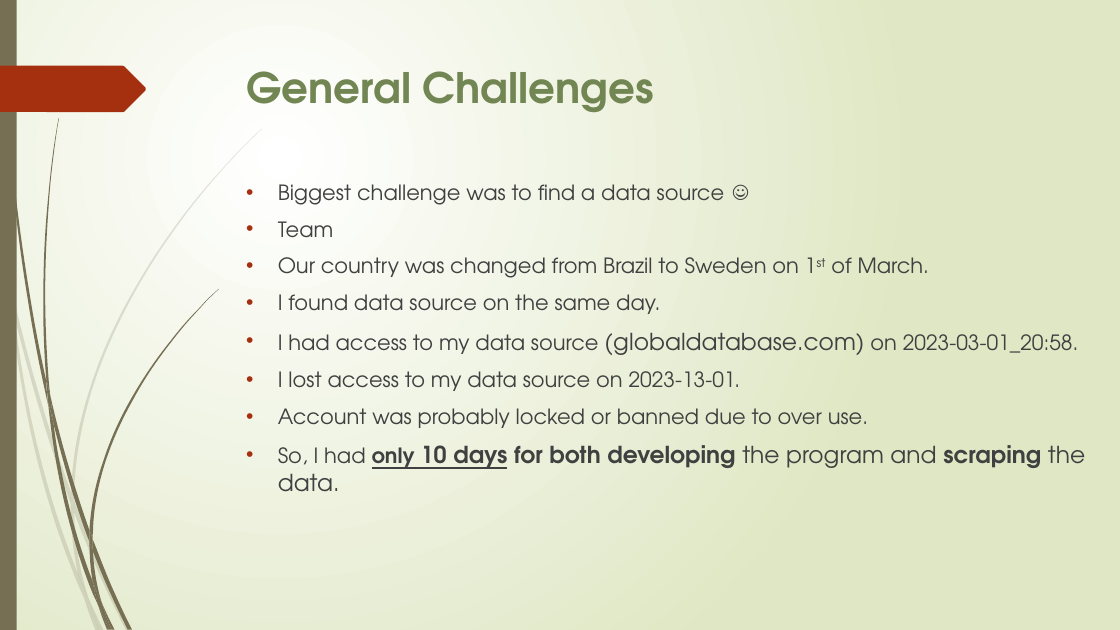
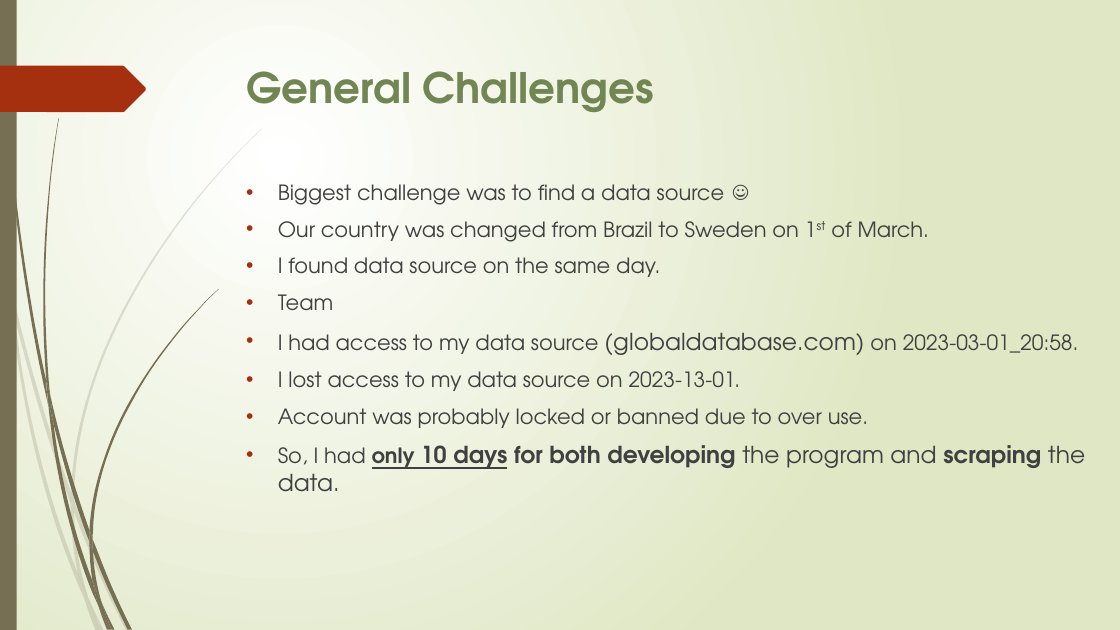
Before and after one commit to storm999/FullyAutomatedDataScrapingToolForInnoscriptaHackathon, a slide deck: slide 2 of data scraping.pptx. Drawn at 1120x630 pixels with LibreOffice and Linux fonts; fonts in the diff are those of the drawing. Boxes give left, top, right and bottom in pixels: in the first picture for what was removed or moved away, otherwise in the second. Text is boxed around its words. In the diff, an @@ line names an element or a change of style, - is before the commit and + after.

Commit message:
slide

```diff
--- a/data scraping.pptx
+++ b/data scraping.pptx
@@ text at (x1=278, y1=221, x2=334, y2=238): paragraph removed @@
-• Team
@@ text at (x1=278, y1=294, x2=334, y2=311): paragraph added @@
+• Team
```
Also in this commit, not shown: 1 other slide changed.
